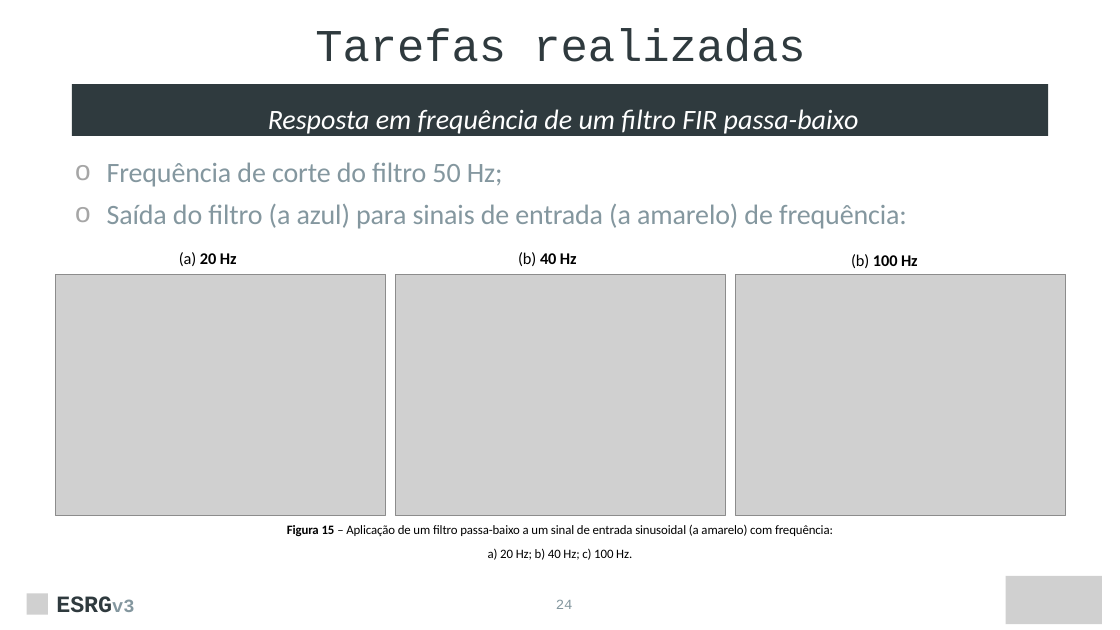
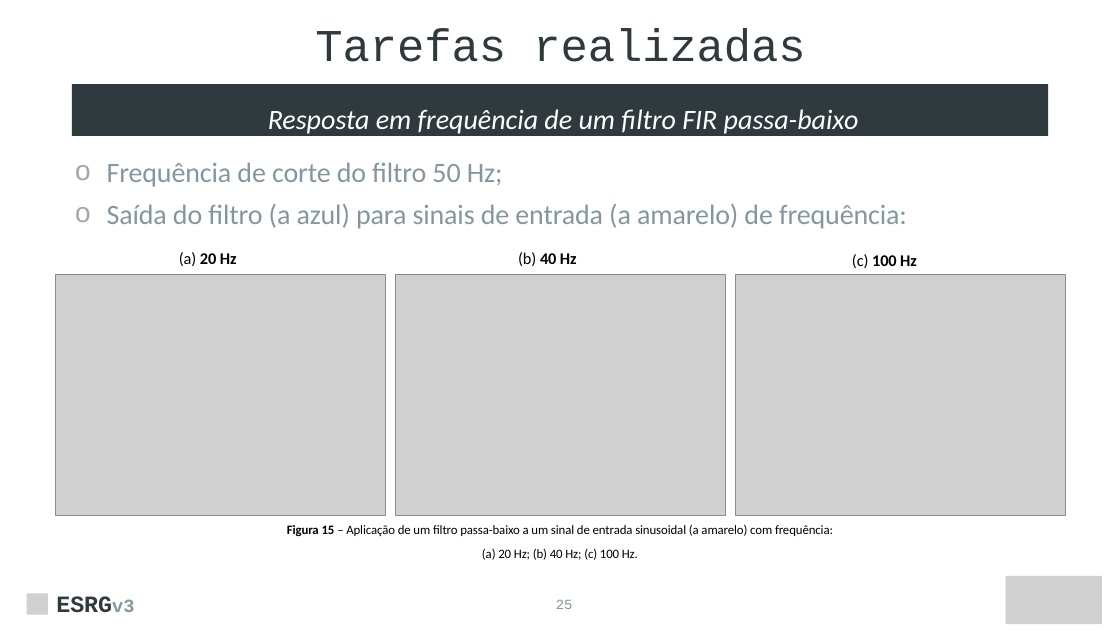
Before and after one commit to ESRGgroup9/oscilloscope_fpga, a slide deck: slide 25 of doc/presentations/first_presentation_20_4.pptx (slide 24 before the commit). Drawn at 1120x630 pixels with LibreOffice and Linux fonts; fonts in the diff are those of the drawing; grey boxes stand for pictures. Boxes give left, top, right and bottom in pixels: in the first picture for what was removed or moved away, otherwise in the second. Text is boxed around its words. In the diff, an @@ line names an element or a change of style, - is before the commit and + after.

```diff
--- a/doc/presentations/first_presentation_20_4.pptx
+++ b/doc/presentations/first_presentation_20_4.pptx
@@ text at [852, 254, 917, 268]: text changed @@
-  (b) 100 Hz
+  (c) 100 Hz
@@ text at [482, 548, 638, 560]: text changed @@
-  a) 20 Hz; b) 40 Hz; c) 100 Hz.
+  (a) 20 Hz; (b) 40 Hz; (c) 100 Hz.
@@ page number at [556, 600, 573, 609]: text changed @@
-24
+25
```
Also in this commit, not shown: 14 other slides changed, 1 slide added, 2 other files.
